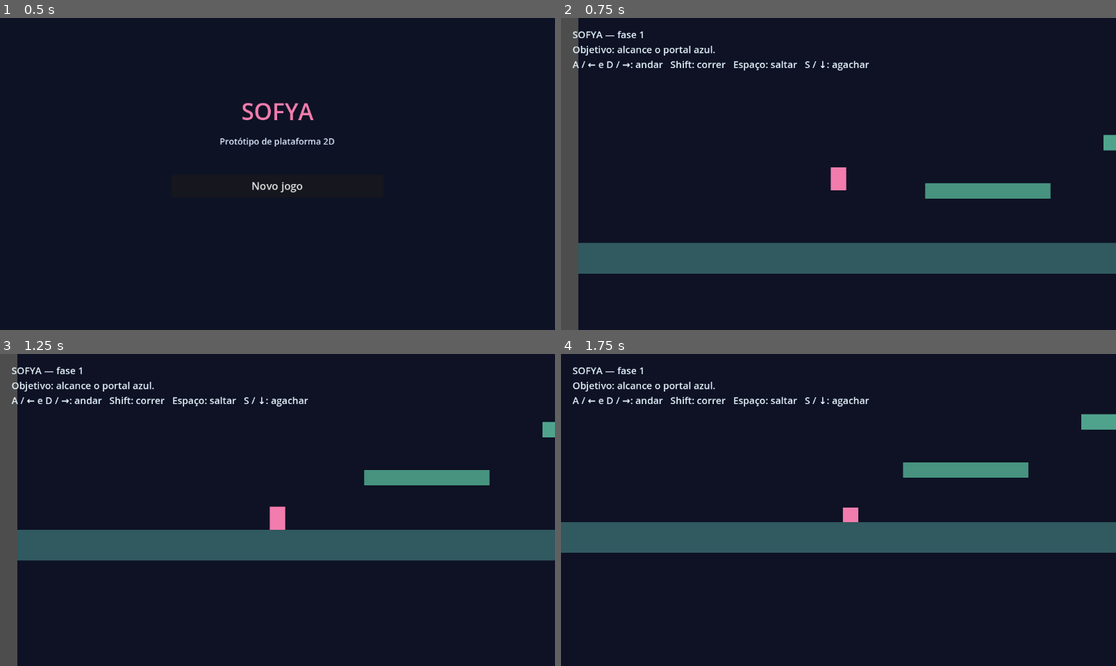
Above: before the commit, frames 1-4 (two rows, left to right).
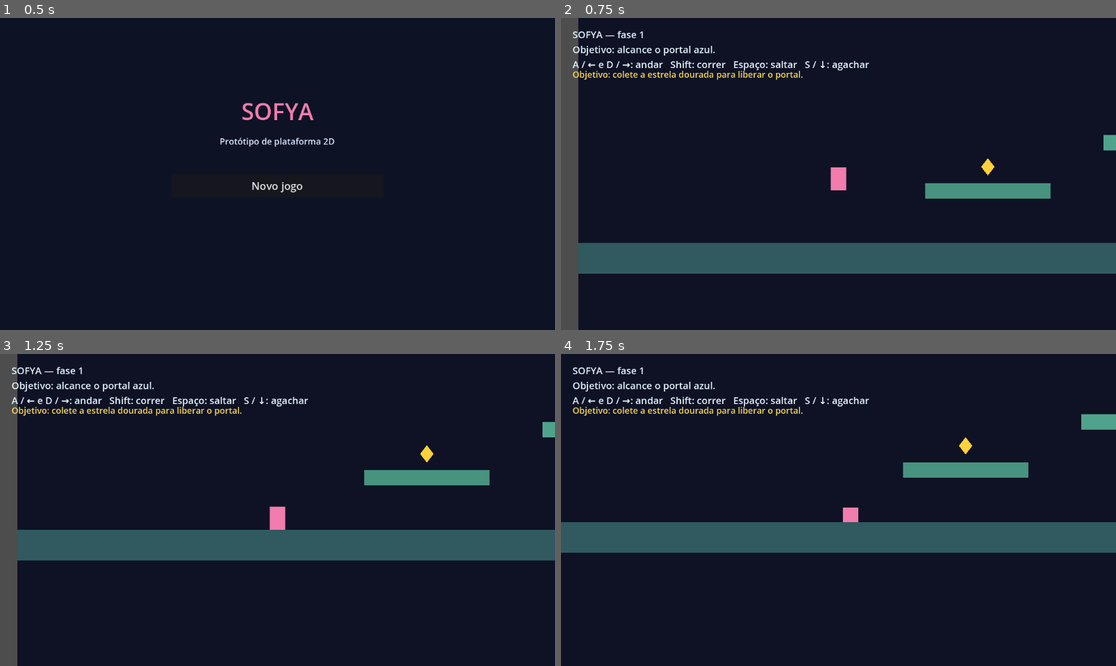
Above: after the commit, the same moments.

Repository: willianschultz/sofya
Game: Godot game, scene res://scenes/main_menu.tscn
Same seed, same stepped clock (60 frames per second), same inputs: the game is played once before the commit and once after it.
Inputs:
- Up to frame 1 (0.5 s): no input
- Up to frame 2 (0.75 s): click "Novo jogo" at 0.5 s
- Up to frame 3 (1.25 s): no input
- Up to frame 4 (1.75 s): hold D (move_right) from 1.28 s (still down); hold S (crouch) from 1.28 s (still down); tap Space (jump) at 1.52 s

Frame 1 is identical in both runs. In frame 2, 0.5% of the frame differs, in the area x 2-79%, y 16-51%; in frame 3, 0.5%; in frame 4, 0.5%, in the area x 2-75%, y 16-33%.

Commit message:
feat: add collectible objective

Diff:
--- /dev/null
+++ b/scenes/collectible.tscn
@@ -0,0 +1,16 @@
+[gd_scene load_steps=3 format=3]
+
+[ext_resource type="Script" path="res://scripts/collectible.gd" id="1_script"]
+
+[sub_resource type="CircleShape2D" id="CollectibleShape"]
+radius = 16.0
+
+[node name="Collectible" type="Area2D"]
+script = ExtResource("1_script")
+
+[node name="Visual" type="Polygon2D" parent="."]
+polygon = PackedVector2Array(0, -18, 14, 0, 0, 18, -14, 0)
+color = Color(1, 0.82, 0.23, 1)
+
+[node name="CollisionShape2D" type="CollisionShape2D" parent="."]
+shape = SubResource("CollectibleShape")
--- a/scenes/main.tscn
+++ b/scenes/main.tscn
@@ -3,6 +3,7 @@
 [ext_resource type="PackedScene" path="res://scenes/player.tscn" id="1_player"]
 [ext_resource type="PackedScene" path="res://scenes/level_exit.tscn" id="2_exit"]
 [ext_resource type="Script" path="res://scripts/main.gd" id="3_main"]
+[ext_resource type="PackedScene" path="res://scenes/collectible.tscn" id="4_collectible"]
 
 [sub_resource type="RectangleShape2D" id="FloorShape"]
 size = Vector2(1800, 64)
@@ -69,6 +70,10 @@
 [node name="Exit" parent="." instance=ExtResource("2_exit")]
 position = Vector2(1100, 184)
 next_scene_path = "res://scenes/level_02.tscn"
+requires_collectible = true
+
+[node name="Collectible" parent="." instance=ExtResource("4_collectible")]
+position = Vector2(450, 390)
 
 [node name="Interface" type="CanvasLayer" parent="."]
 
@@ -78,3 +83,10 @@
 theme_override_colors/font_color = Color(0.9, 0.96, 1, 1)
 theme_override_font_sizes/font_size = 20
 text = "SOFYA — fase 1\nObjetivo: alcance o portal azul.\nA / ← e D / →: andar   Shift: correr   Espaço: saltar   S / ↓: agachar"
+
+[node name="Objective" type="Label" parent="Interface"]
+offset_left = 24.0
+offset_top = 104.0
+theme_override_colors/font_color = Color(1, 0.86, 0.34, 1)
+theme_override_font_sizes/font_size = 18
+text = "Objetivo: colete a estrela dourada para liberar o portal."
--- /dev/null
+++ b/scripts/collectible.gd
@@ -0,0 +1,28 @@
+## Controlador de um item coletável simples.
+##
+## Responsável por:
+## - Detectar quando a Sofya toca o item.
+## - Emitir um sinal para a fase atualizar seu objetivo.
+## - Remover o item depois de coletado.
+##
+## Cena relacionada: scenes/collectible.tscn
+## Documentação: docs/04_CRIANDO_FASES.md
+extends Area2D
+
+signal collected
+
+var has_been_collected: bool = false
+
+
+func _ready() -> void:
+	body_entered.connect(on_body_entered)
+
+
+func on_body_entered(body: Node2D) -> void:
+	if has_been_collected or not body is CharacterBody2D:
+		return
+
+	has_been_collected = true
+	collected.emit()
+	set_deferred("monitoring", false)
+	visible = false
--- a/scripts/level_exit.gd
+++ b/scripts/level_exit.gd
@@ -11,18 +11,24 @@
 
 @export_file("*.tscn") var next_scene_path: String = ""
 @export var transition_delay: float = 1.0
+@export var requires_collectible: bool = false
 
 @onready var completed_label: Label = $CompletedLabel
+@onready var portal: Polygon2D = $Portal
+@onready var label: Label = $Label
 
 var is_completed: bool = false
+var is_locked: bool = false
 
 
 func _ready() -> void:
+	is_locked = requires_collectible
+	update_lock_visual()
 	body_entered.connect(on_body_entered)
 
 
 func on_body_entered(body: Node2D) -> void:
-	if is_completed or not body is CharacterBody2D:
+	if is_completed or is_locked or not body is CharacterBody2D:
 		return
 
 	is_completed = true
@@ -34,3 +40,17 @@
 		SaveManager.save_last_unlocked_level(next_scene_path)
 		await get_tree().create_timer(transition_delay).timeout
 		get_tree().change_scene_to_file(next_scene_path)
+
+
+func unlock() -> void:
+	is_locked = false
+	update_lock_visual()
+
+
+func update_lock_visual() -> void:
+	if is_locked:
+		portal.color = Color(0.35, 0.4, 0.48, 1)
+		label.text = "BLOQUEADA"
+	else:
+		portal.color = Color(0.22, 0.72, 0.95, 1)
+		label.text = "SAÍDA"
--- a/scripts/main.gd
+++ b/scripts/main.gd
@@ -6,9 +6,21 @@
 ## Documentação: docs/06_SALVAMENTO.md
 extends Node2D
 
+@onready var collectible = $Collectible
+@onready var level_exit = $Exit
+@onready var objective_label: Label = $Interface/Objective
+
 
 func _ready() -> void:
 	var last_level_path: String = SaveManager.load_last_unlocked_level()
 
 	if last_level_path != scene_file_path:
 		get_tree().change_scene_to_file(last_level_path)
+		return
+
+	collectible.collected.connect(on_collectible_collected)
+
+
+func on_collectible_collected() -> void:
+	level_exit.unlock()
+	objective_label.text = "Objetivo concluído: portal liberado."
Not shown, changed: docs/02_ESTRUTURA_PROJETO.md
Not shown, changed: docs/04_CRIANDO_FASES.md
Not shown, changed: docs/05_INTERFACE.md
Not shown, changed: docs/08_MANUTENCAO.md
Not shown, changed: docs/09_PROXIMAS_ETAPAS.md
